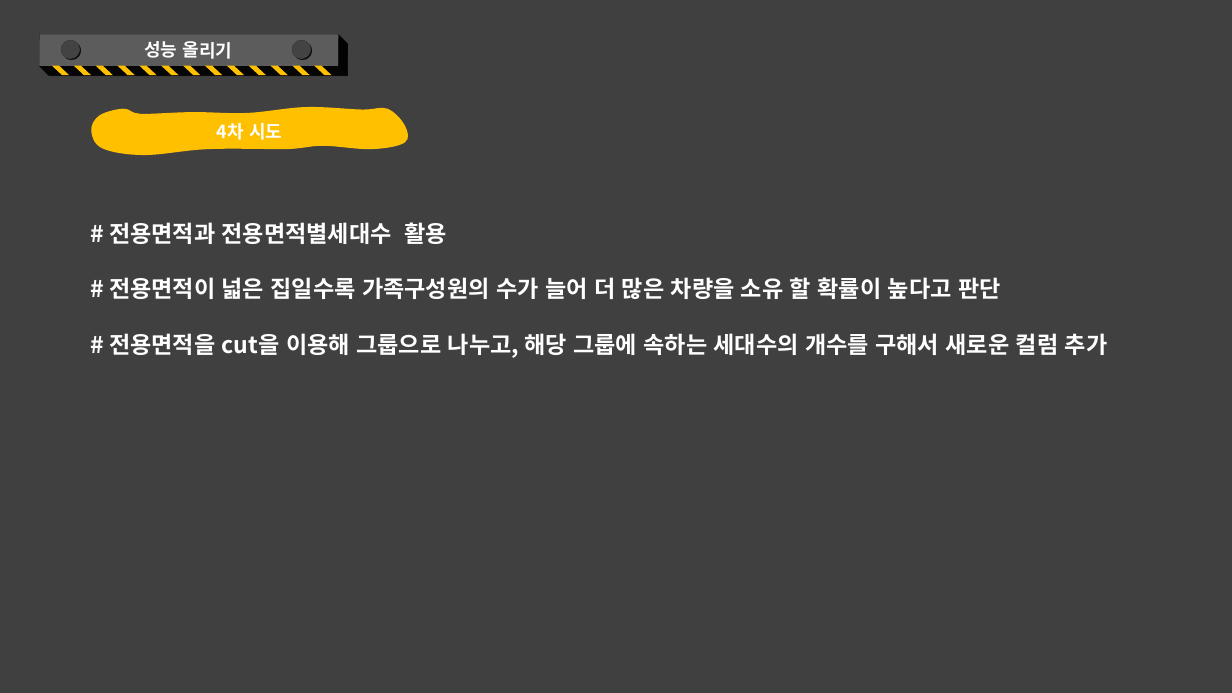
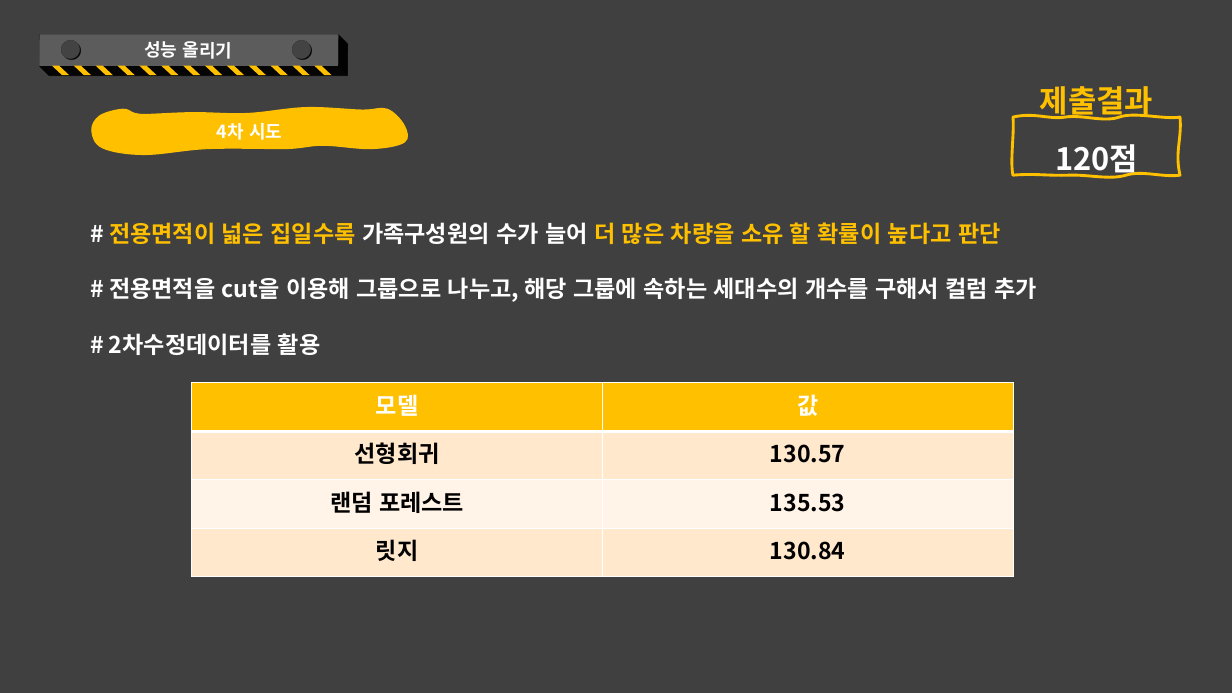
Before and after one commit to kkkkyoung/parking_project, a slide deck: slide 52 of PlayDate_2nd_project.pptx (slide 56 before the commit). Drawn at 1232x693 pixels with LibreOffice and Linux fonts; fonts in the diff are those of the drawing. Boxes give left, top, right and bottom in pixels: in the first picture for what was removed or moved away, otherwise in the second. Text is boxed around its words. In the diff, an @@ line names an element or a change of style, - is before the commit and + after.

Commit message:
1차 수정

```diff
--- a/PlayDate_2nd_project.pptx
+++ b/PlayDate_2nd_project.pptx
@@ free added at (1013, 59, 1180, 117), 24 pt, text #FFC000, bold @@
+제출결과
@@ freeform shape added at (1013, 117, 1180, 176), outline #FFC000 2.25 pt, 24 pt, text #FFFFFF, bold @@
+120점
@@ text at (109, 222, 448, 244): paragraph removed @@
-# 전용면적과 전용면적별세대수 활용
@@ text at (109, 222, 1001, 244): text colour #FFFFFF to #FFC000 in "전용면적이 넓은 집일수록 더 많은 차량을 소유 ..." @@
@@ text at (109, 277, 1038, 355): text changed @@
-# 전용면적을 cut을 이용해 그룹으로 나누고, 해당 그룹에 속하는 세대수의 개수를 구해서 새로운 컬럼 추가
+# 전용면적을 cut을 이용해 그룹으로 나누고, 해당 그룹에 속하는 세대수의 개수를 구해서 컬럼 추가
+# 2차수정데이터를 활용
@@ table added at (192, 383, 1013, 577), 4 rows, 2 columns @@
+모델 | 값
+선형회귀 | 130.57
+랜덤 포레스트 | 135.53
+릿지 | 130.84
```
Also in this commit, not shown: 6 other slides changed, 1 slide added, 3 slides removed.
